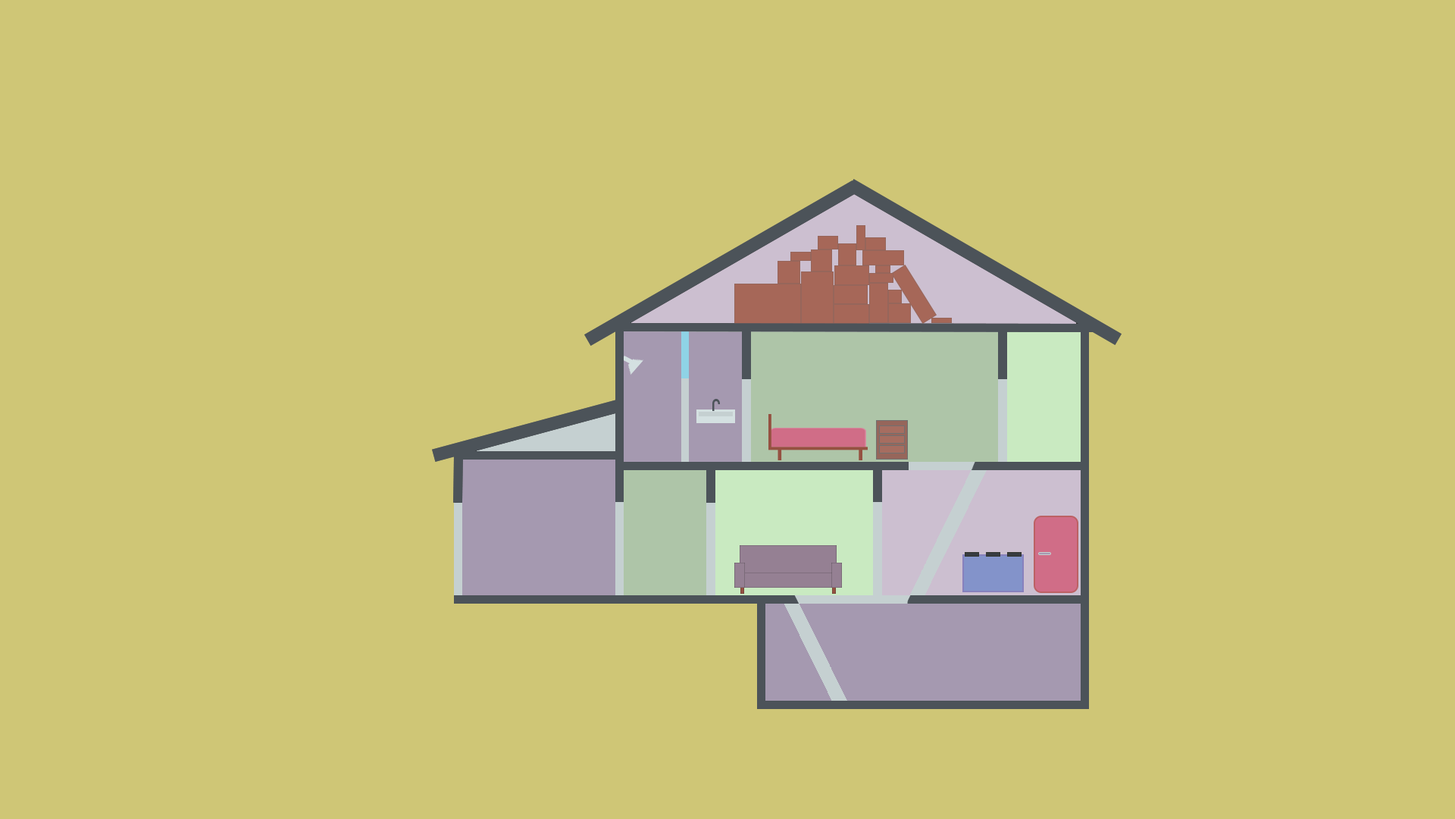
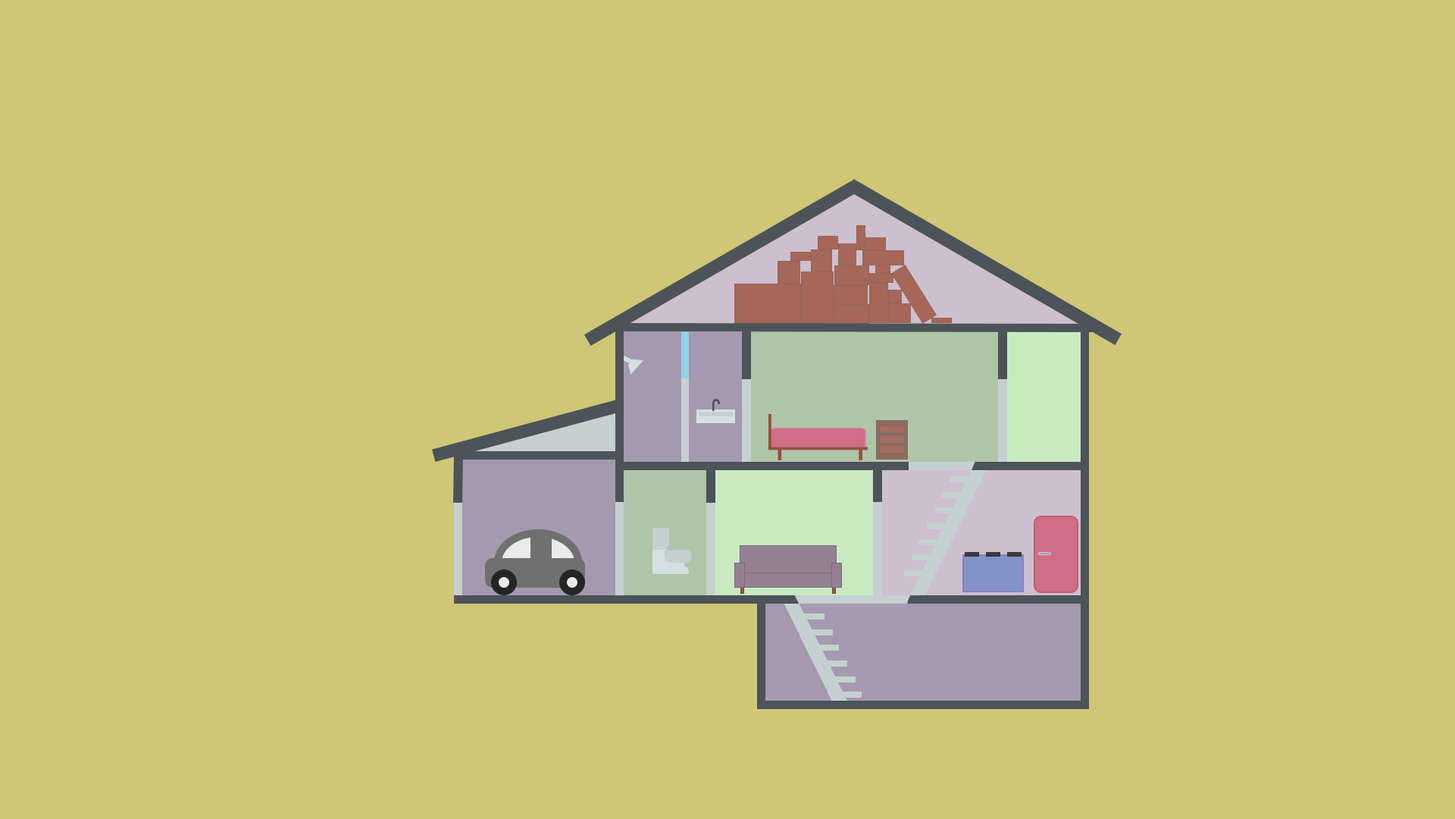
Two versions of the same layered image (1455x819). Layer-by-layer changes:
added layer "Steps copy" in group "Walls" over <box>804,613,862,698</box>
added layer "Steps" in group "Walls" over <box>904,476,968,577</box>
showed group "Toilet" (3 layers) over <box>652,527,693,574</box>
showed group "Car" (5 layers) over <box>485,529,586,596</box>
painted on "Layer 2" over <box>432,178,1122,698</box>
